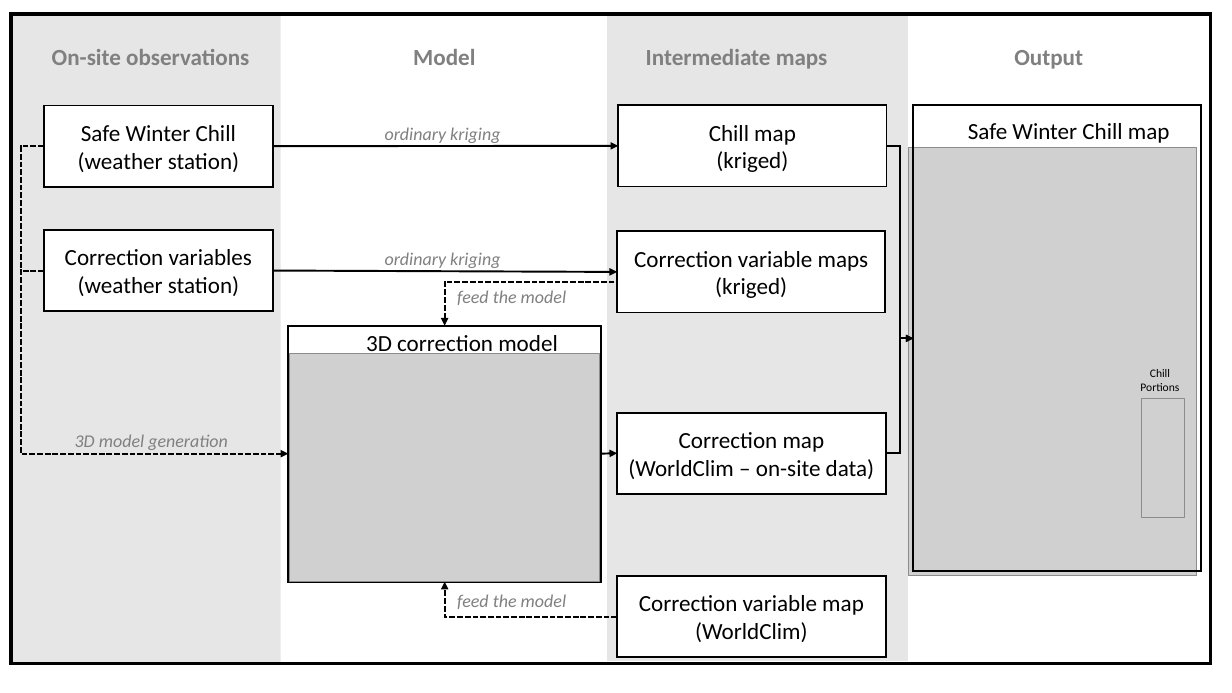
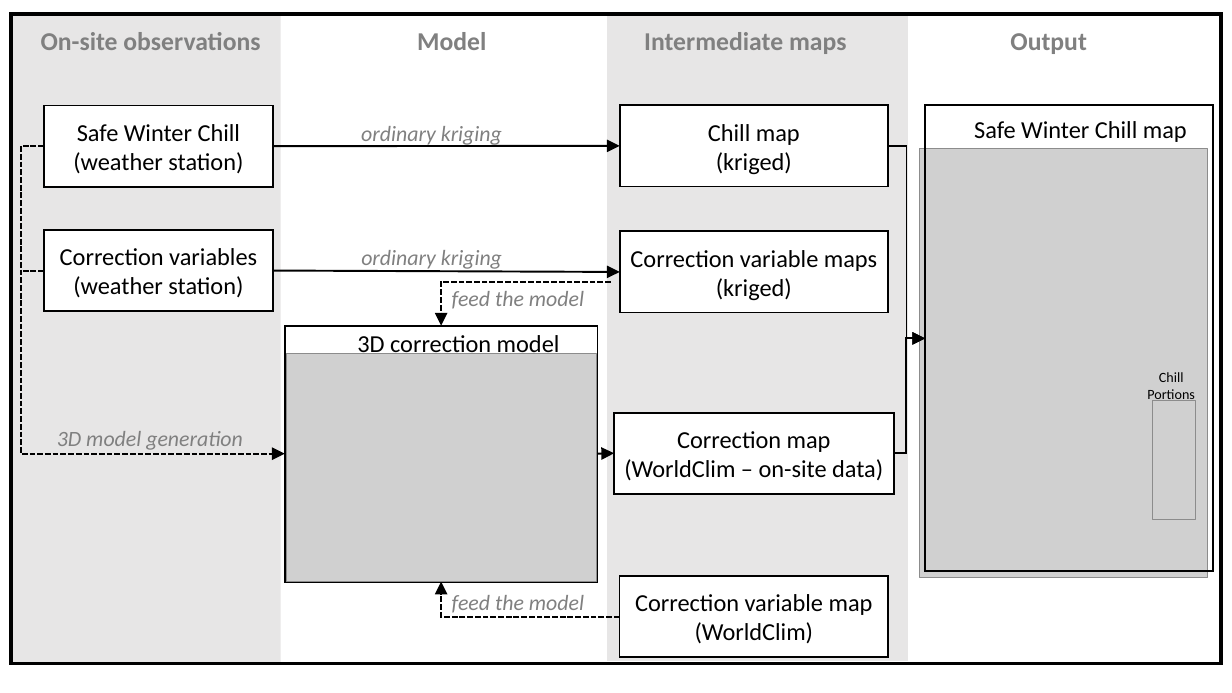
Before and after one commit to EduardoFernandezC/chill_south_america, a slide deck: slide 2 of figures/interpolation_concept.pptx. Drawn at 1232x693 pixels with LibreOffice and Linux fonts; fonts in the diff are those of the drawing; grey boxes stand for pictures. Boxes give left, top, right and bottom in pixels: in the first picture for what was removed or moved away, otherwise in the second. Text is boxed around its words. In the diff, an @@ line names an element or a change of style, - is before the commit and + after.

```diff
--- a/figures/interpolation_concept.pptx
+++ b/figures/interpolation_concept.pptx
@@ text "On-site observations": place and size @@
-text "On-site observations" at (52, 49, 249, 65)
+text "On-site observations" at (41, 32, 260, 50)
@@ rectangle: place and size @@
-rectangle at (11, 14, 1211, 664)
+rectangle at (11, 14, 1221, 664)
@@ text "Model": place and size @@
-text "Model" at (413, 49, 475, 65)
+text "Model" at (417, 32, 486, 50)
@@ size 18 to 20 pt in 4 elements at (41, 32, 260, 50), (1010, 33, 1086, 54), (417, 32, 486, 50), (644, 32, 847, 54) @@
@@ text "Intermediate maps": place and size @@
-text "Intermediate maps" at (646, 49, 828, 69)
+text "Intermediate maps" at (644, 32, 847, 54)
@@ text "Output": place and size @@
-text "Output" at (1014, 50, 1083, 69)
+text "Output" at (1010, 33, 1086, 54)
@@ size 18 to 19 pt in 8 elements at (44, 105, 274, 187), (44, 230, 274, 311), (620, 105, 888, 187), (619, 576, 888, 657), (620, 231, 888, 312), (357, 335, 560, 358), (615, 413, 895, 494), (974, 121, 1187, 142) @@
@@ text "ordinary kriging": place and size @@
-text "ordinary kriging" at (385, 127, 500, 143)
+text "ordinary kriging" at (361, 126, 502, 147)
@@ elbow arrow moved from (44, 146) - (288, 454) to (44, 146) - (285, 454) @@
@@ elbow arrow moved from (887, 146) - (914, 338) to (888, 146) - (925, 338) @@
@@ text "ordinary kriging": place and size @@
-text "ordinary kriging" at (385, 252, 500, 268)
+text "ordinary kriging" at (361, 250, 502, 272)
@@ 2 pictures, 1 rectangle, 1 elbow arrow: place and size @@
-2 pictures, 1 rectangle, 1 elbow arrow at (886, 105, 1202, 576)
+2 pictures, 1 rectangle, 1 elbow arrow at (894, 105, 1214, 578)
@@ text "Chill Portions": place and size @@
-text "Chill Portions" at (1140, 369, 1179, 391)
+text "Chill Portions" at (1147, 372, 1195, 403)
@@ text "Chill Portions" at (1147, 372, 1195, 403): size 9 to 11 pt @@
@@ rectangle "Correction map (WorldClim – on-site ...": place and size @@
-rectangle "Correction map (WorldClim – on-site ..." at (617, 413, 886, 494)
+rectangle "Correction map (WorldClim – on-site ..." at (615, 413, 895, 494)
@@ size 14 to 17 pt in 5 elements at (452, 595, 584, 613), (452, 291, 584, 309), (361, 126, 502, 147), (361, 250, 502, 272), (57, 431, 243, 450) @@
@@ text "3D model generation": place and size @@
-text "3D model generation" at (75, 434, 228, 450)
+text "3D model generation" at (57, 431, 243, 450)
@@ 1 picture, 1 elbow arrow, 1 rectangle, 1 arrow: place and size @@
-1 picture, 1 elbow arrow, 1 rectangle, 1 arrow at (288, 282, 617, 581)
+1 picture, 1 elbow arrow, 1 rectangle, 1 arrow at (285, 282, 615, 581)
@@ elbow arrow moved from (617, 616) - (445, 581) to (619, 616) - (441, 581) @@
```
Also in this commit, not shown: 2 other files.
